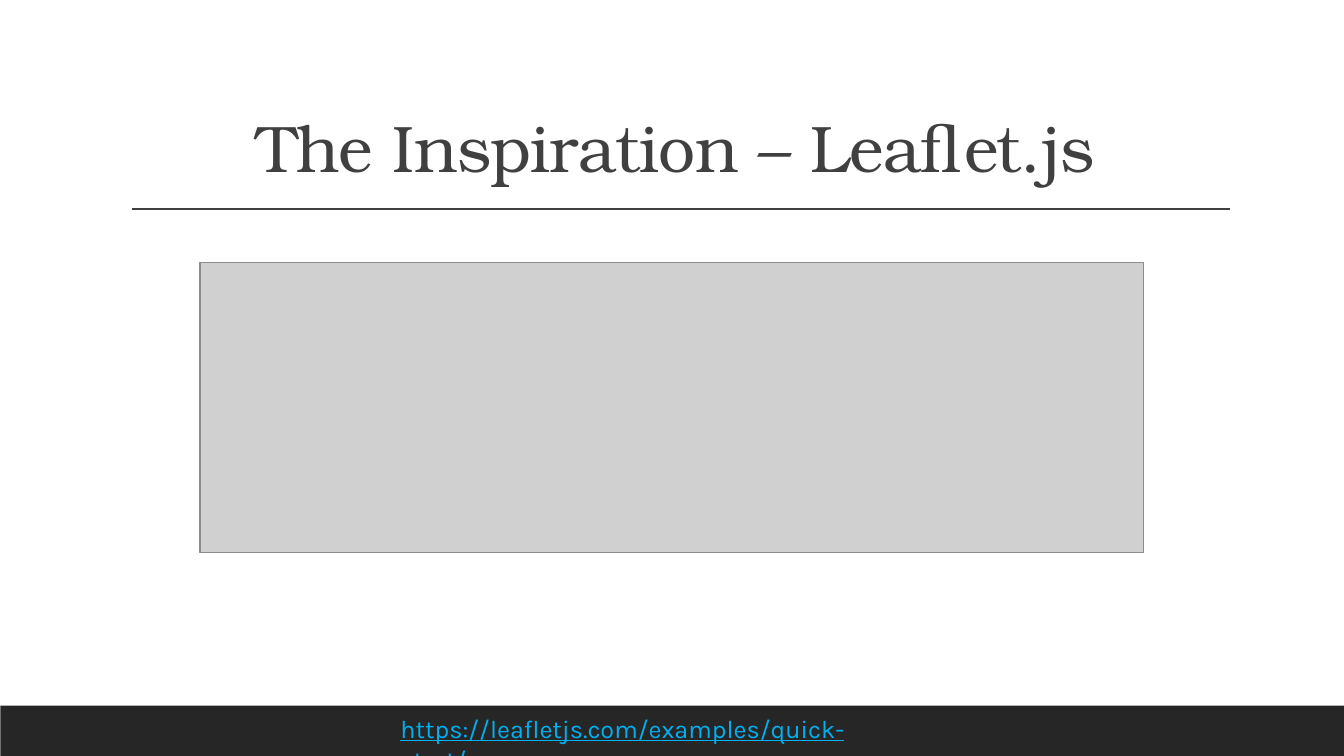
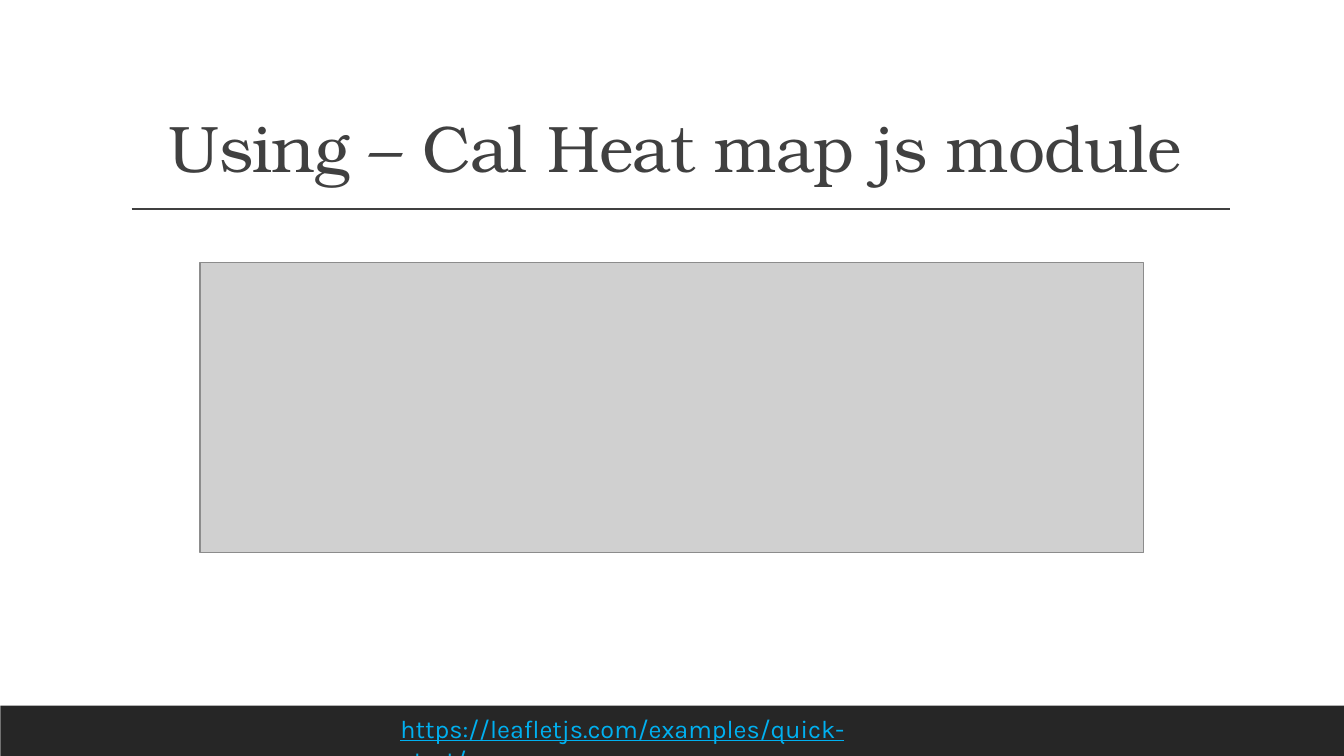
Before and after one commit to jabruhns/group-project-2, a slide deck: slide 7 of Report/Taking Off.pptx (slide 6 before the commit). Drawn at 1344x756 pixels with LibreOffice and Linux fonts; fonts in the diff are those of the drawing; grey boxes stand for pictures. Boxes give left, top, right and bottom in pixels: in the first picture for what was removed or moved away, otherwise in the second. Text is boxed around its words. In the diff, an @@ line names an element or a change of style, - is before the commit and + after.

```diff
--- a/Report/Taking Off.pptx
+++ b/Report/Taking Off.pptx
@@ title at <box>169,125,1182,188</box>: text changed @@
-The Inspiration – Leaflet.js
+Using – Cal Heat map js module
```
Also in this commit, not shown: 3 other slides changed, 2 slides added, 1 other file.
